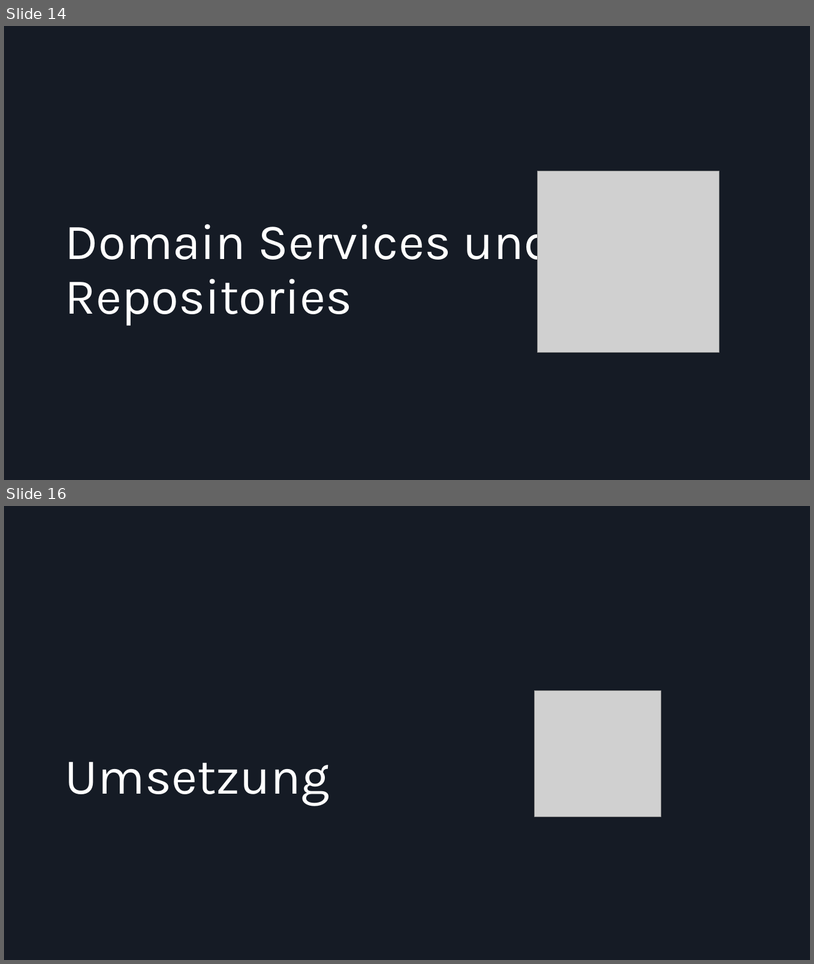
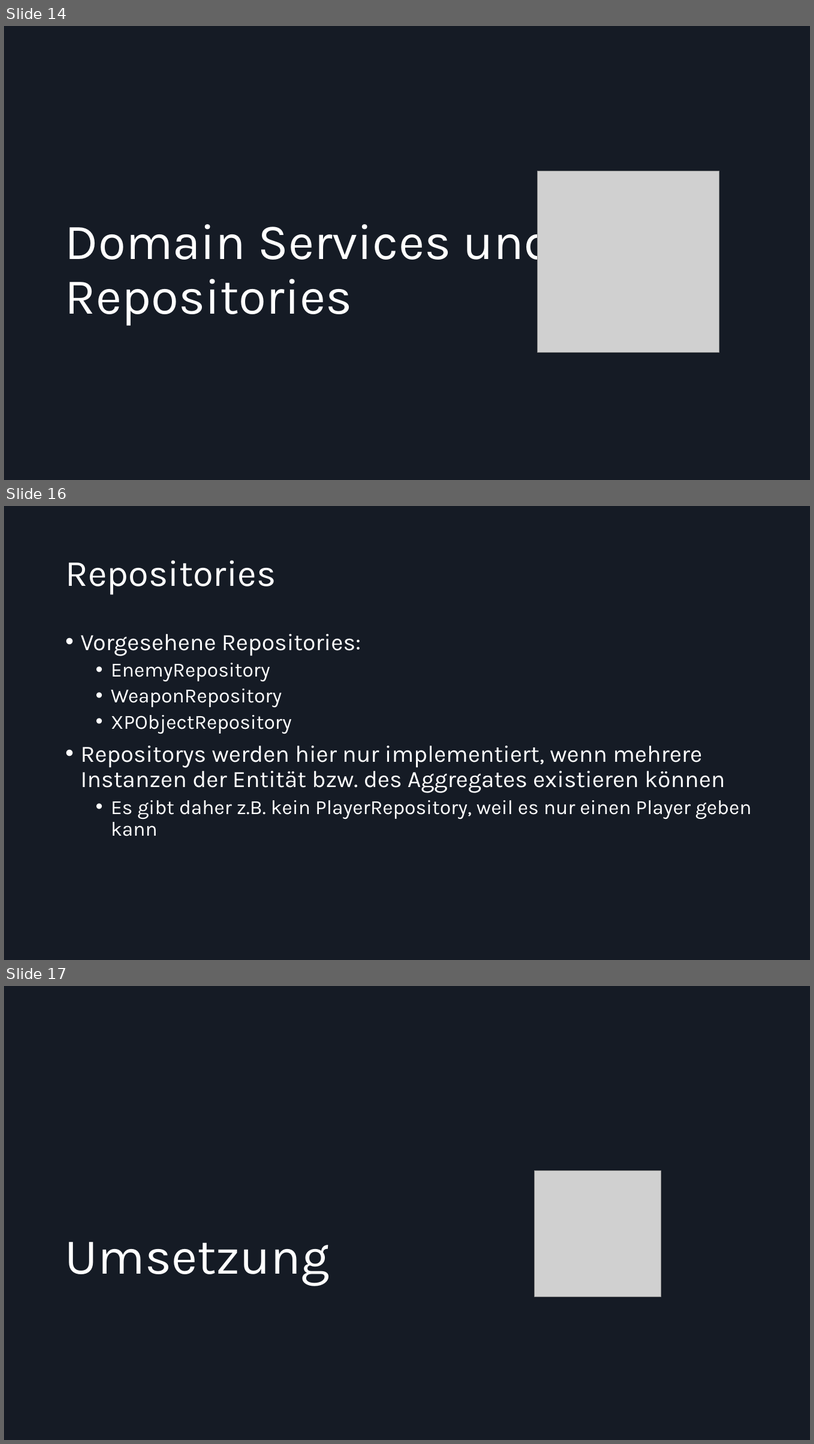
Before and after one commit to Dolokan/MSE_Roguelike, a slide deck: Moderne Softwareentwicklung Zwischenpräsentation.pptx. Shown one above the other, each under a label of ours: slides 14 and 16 before the commit, slides 14, 16 and 17 after it; the slides between them are not shown. The pictures are 814x964 and 814x1444 pixels, drawn with LibreOffice and Linux fonts; fonts in the diff are those of the drawing; grey boxes stand for pictures. Boxes give left, top, right and bottom in pixels: in the first picture for what was removed or moved away, otherwise in the second. Text is boxed around its words. In the diff, an @@ line names an element or a change of style, - is before the commit and + after.

```diff
--- a/Moderne Softwareentwicklung Zwischenpräsentation.pptx
+++ b/Moderne Softwareentwicklung Zwischenpräsentation.pptx
@@ slide 16 added at [4,506,810,960], background #151B25 @@
@@ title added at [65,560,276,595], 44 pt, text #FFFFFF @@
+Repositories
@@ text added at [81,634,752,836], 28 pt, text #FFFFFF @@
+• Vorgesehene Repositories:
+  • EnemyRepository
+  • WeaponRepository
+  • XPObjectRepository
+• Repositorys werden hier nur implementiert, wenn mehrere Instanzen der Entität bzw. des Aggregates existieren können
+  • Es gibt daher z.B. kein PlayerRepository, weil es nur einen Player geben kann
@@ what was slide 16 is now slide 17 @@
```
Also in this commit, not shown: 4 slides changed, 9 other slides added, 3 slides removed.
